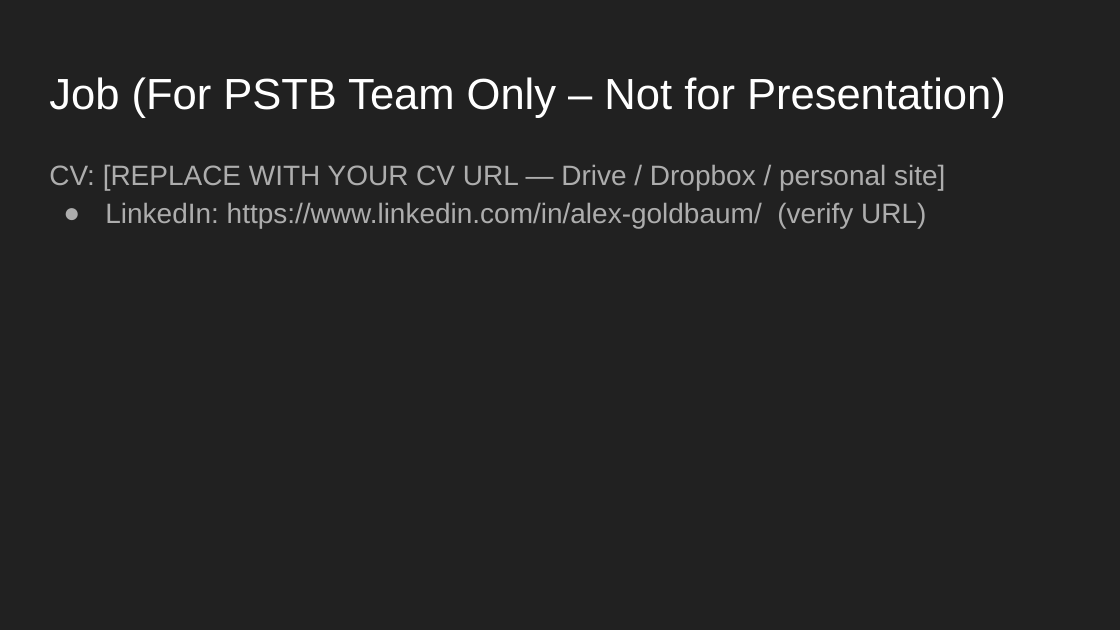
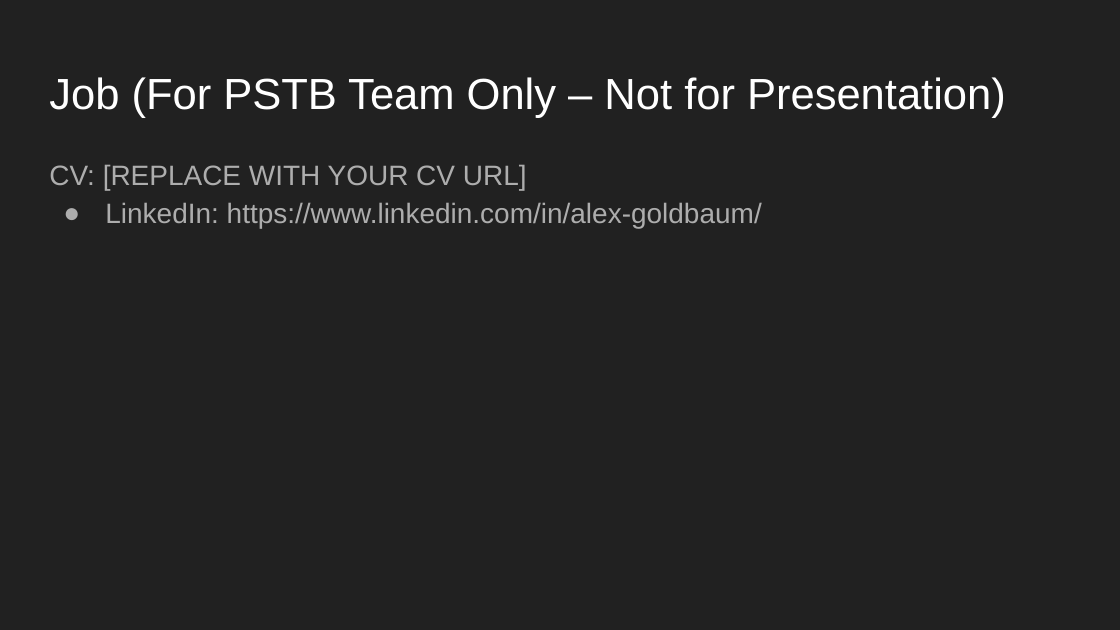
Before and after one commit to alexgl77/receipt-to-cashback, a slide deck: slide 8 of presentation/Receipt-to-Cashback.pptx. Drawn at 1120x630 pixels with LibreOffice and Linux fonts; fonts in the diff are those of the drawing. Boxes give left, top, right and bottom in pixels: in the first picture for what was removed or moved away, otherwise in the second. Text is boxed around its words. In the diff, an @@ line names an element or a change of style, - is before the commit and + after.

```diff
--- a/presentation/Receipt-to-Cashback.pptx
+++ b/presentation/Receipt-to-Cashback.pptx
@@ text at <box>49,164,762,229</box>: text changed @@
-CV: [REPLACE WITH YOUR CV URL — Drive / Dropbox / personal site]
-● LinkedIn: https://www.linkedin.com/in/alex-goldbaum/ (verify URL)
+CV: [REPLACE WITH YOUR CV URL]
+● LinkedIn: https://www.linkedin.com/in/alex-goldbaum/
```
Also in this commit, not shown: 5 other slides changed, 1 other file.
